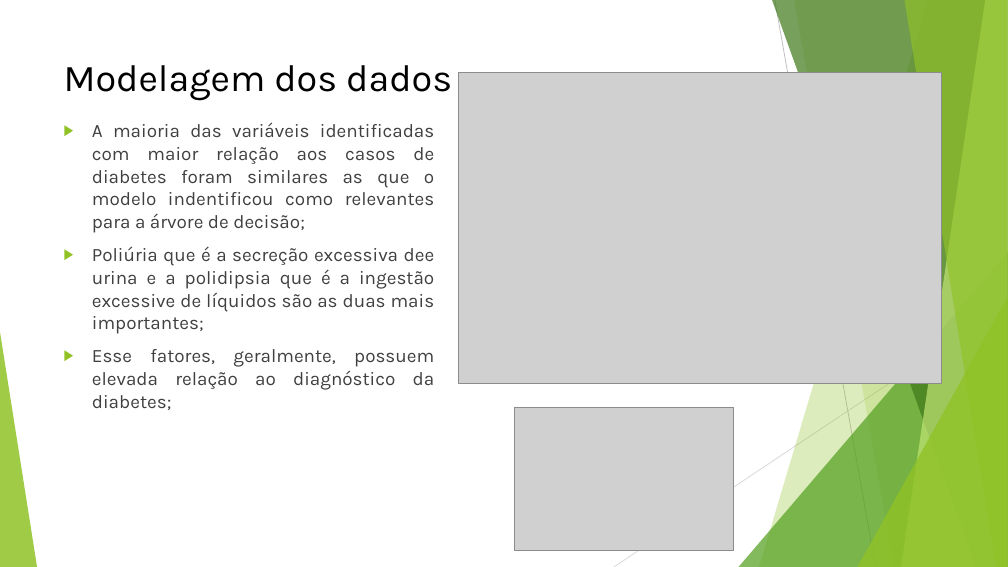
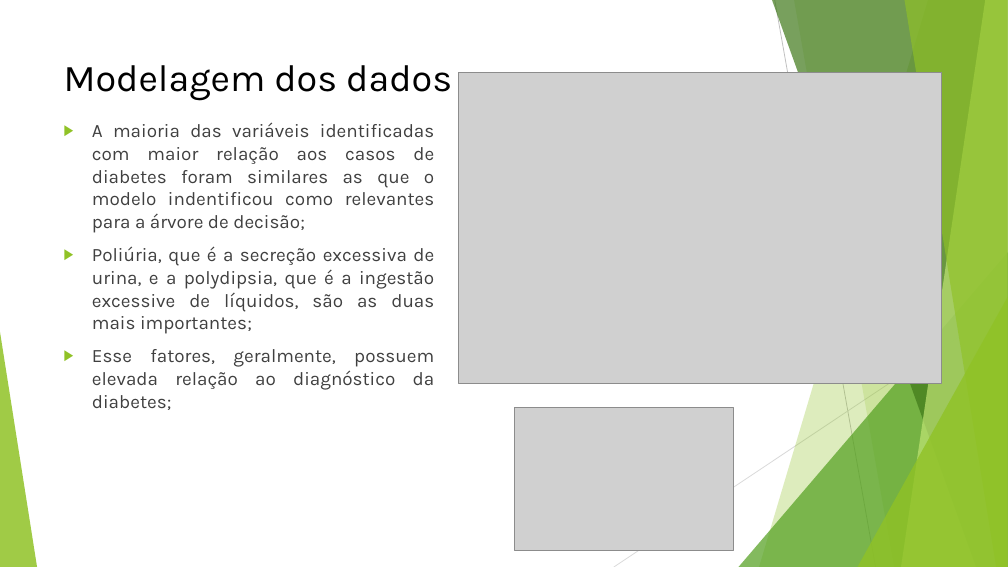
Before and after one commit to igorss77/diabetes_project, a slide deck: slide 12 of docs/Early stage diabetes – risk predictions.pptx. Drawn at 1008x567 pixels with LibreOffice and Linux fonts; fonts in the diff are those of the drawing; grey boxes stand for pictures. Boxes give left, top, right and bottom in pixels: in the first picture for what was removed or moved away, otherwise in the second. Text is boxed around its words. In the diff, an @@ line names an element or a change of style, - is before the commit and + after.

```diff
--- a/docs/Early stage diabetes – risk predictions.pptx
+++ b/docs/Early stage diabetes – risk predictions.pptx
@@ text at (92,246,434,334): text changed @@
-▶ Poliúria que é a secreção excessiva dee urina e a polidipsia que é a ingestão excessive de líquidos são as duas mais importantes;
+▶ Poliúria, que é a secreção excessiva de urina, e a polydipsia, que é a ingestão excessive de líquidos, são as duas mais importantes;
```
Also in this commit, not shown: 7 other slides changed, 1 other file.
